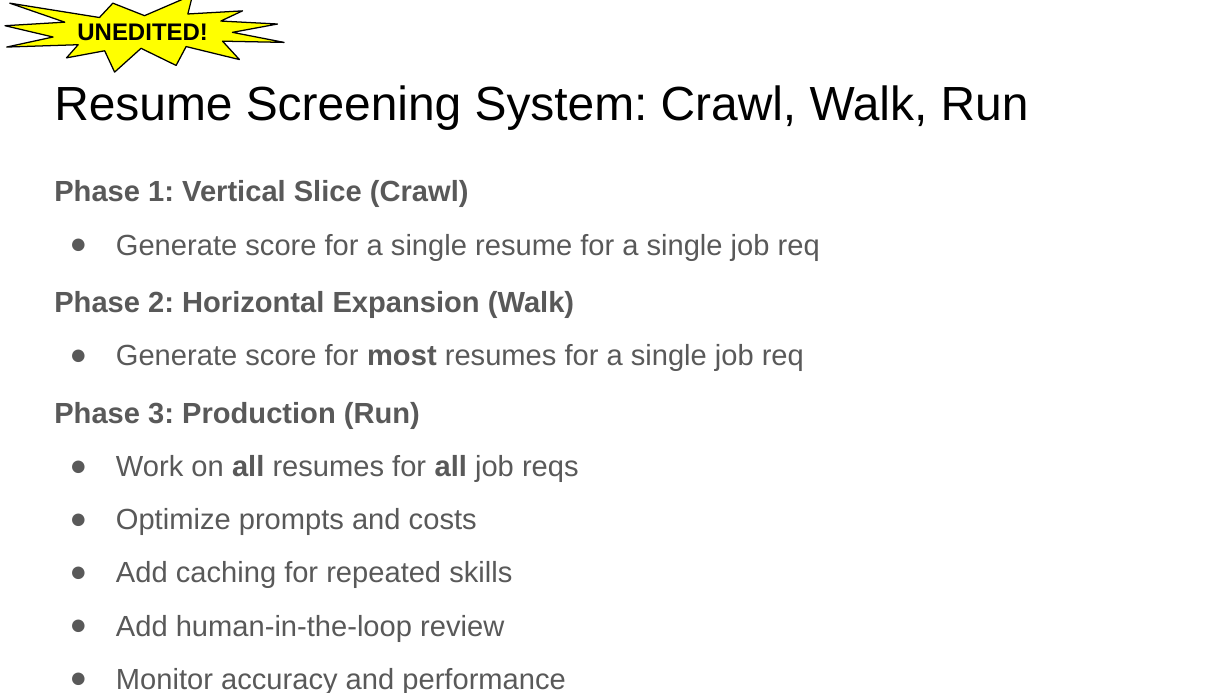
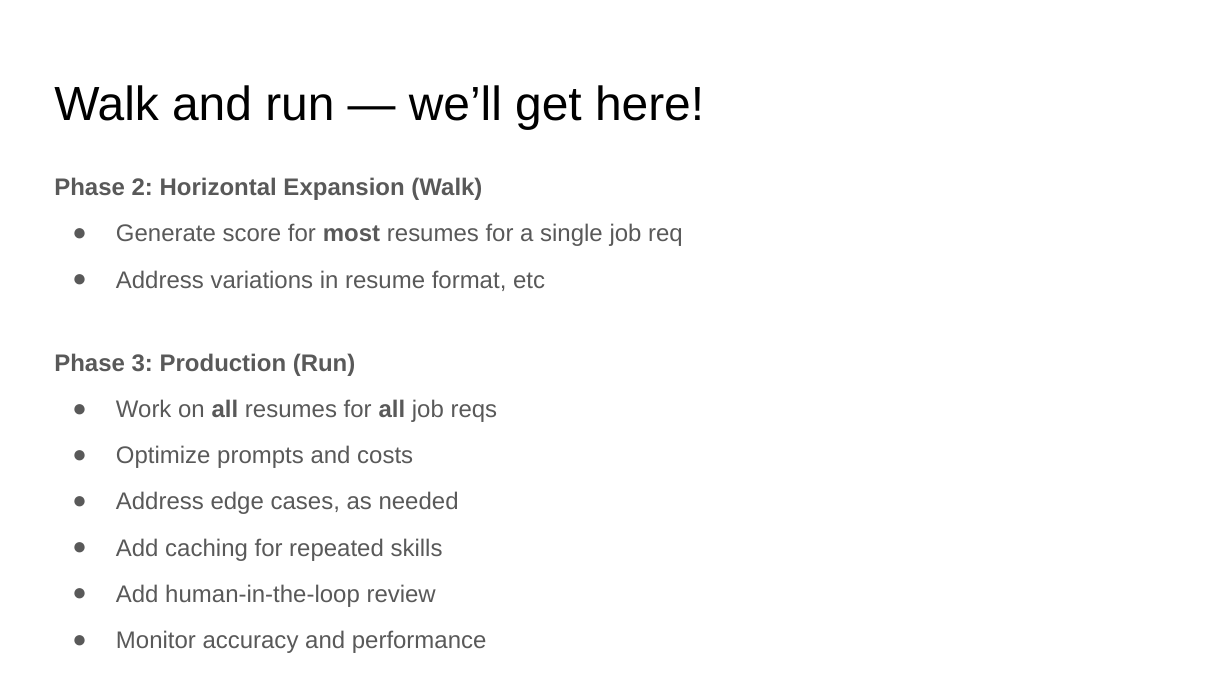
Before and after one commit to dsi-rse/careers-workshop-ai-development, a slide deck: slide 44 of lecture_2/slides/lecture_2.pptx (slide 30 before the commit). Drawn at 1232x693 pixels with LibreOffice and Linux fonts; fonts in the diff are those of the drawing. Boxes give left, top, right and bottom in pixels: in the first picture for what was removed or moved away, otherwise in the second. Text is boxed around its words. In the diff, an @@ line names an element or a change of style, - is before the commit and + after.

```diff
--- a/lecture_2/slides/lecture_2.pptx
+++ b/lecture_2/slides/lecture_2.pptx
@@ irregular seal removed at <box>5,0,285,73</box> @@
-UNEDITED!
@@ title at <box>54,85,704,129</box>: text changed @@
-Resume Screening System: Crawl, Walk, Run
+Walk and run — we’ll get here!
@@ text at <box>54,177,683,653</box>: size 17 to 14 pt in "Phase 2: Horizontal Expansion (Walk)", "Generate score for most resumes for a ...", "Phase 3: Production (Run)", "Work on all resumes for all job ..." and 4 more places; indent changed @@
@@ text at <box>54,180,820,260</box>: paragraphs removed @@
-Phase 1: Vertical Slice (Crawl)
-● Generate score for a single resume for a single job req
@@ text at <box>116,270,545,291</box>: paragraph added @@
+● Address variations in resume format, etc
@@ text at <box>116,491,459,514</box>: paragraph added @@
+● Address edge cases, as needed
```
Also in this commit, not shown: 22 other slides changed, 22 slides added, 8 slides removed, 5 other files.
